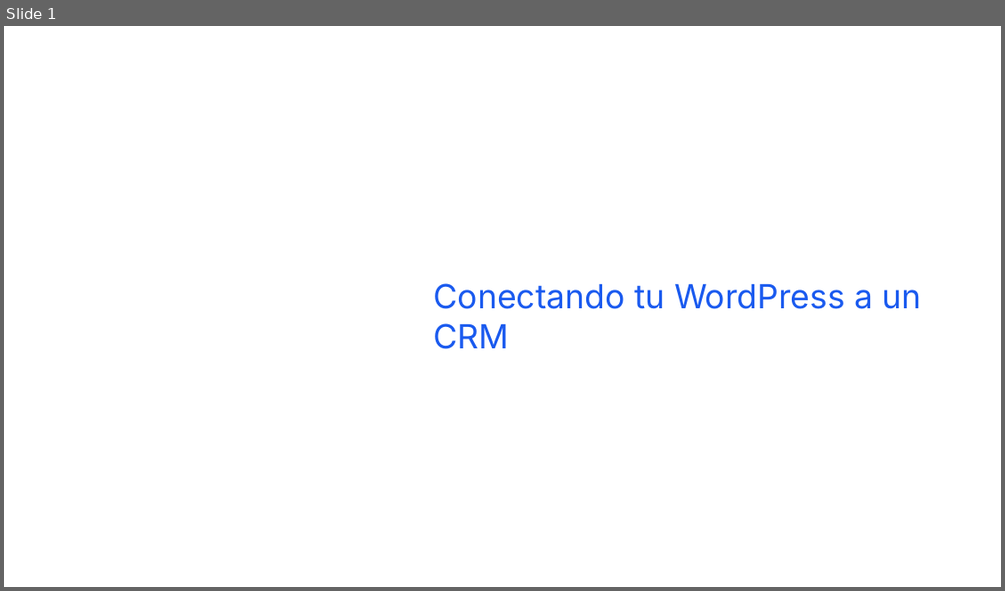
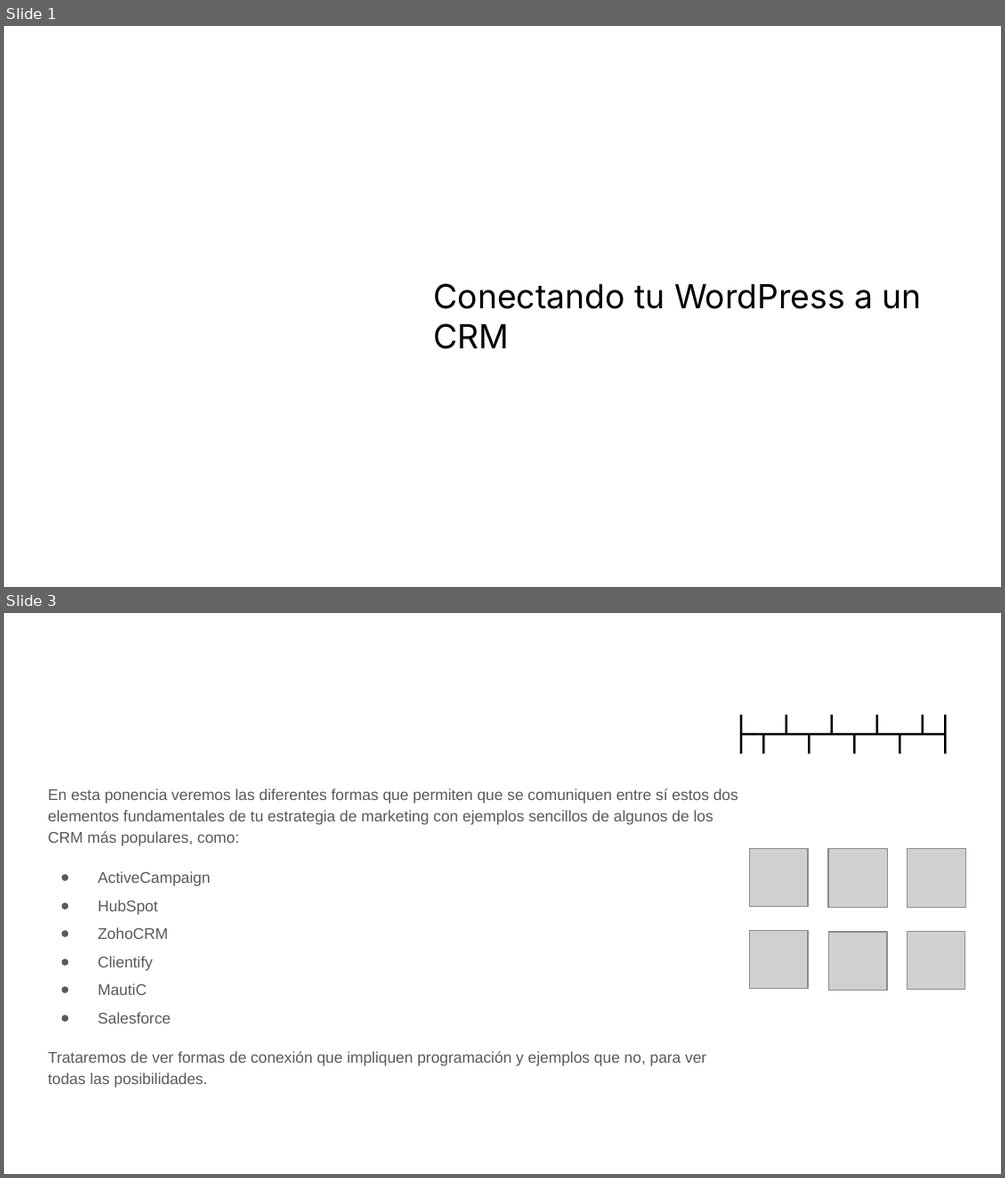
Before and after one commit to gwannon/WordCampBilbao2025, a slide deck: WCBIO25_Jorge-Monclus.pptx. Shown one above the other, each under a label of ours: slide 1 before the commit, slides 1 and 3 after it; the slides between them are not shown. The pictures are 1005x591 and 1005x1178 pixels, drawn with LibreOffice and Linux fonts; fonts in the diff are those of the drawing; grey boxes stand for pictures; background and template pictures are left out. Boxes give left, top, right and bottom in pixels: in the first picture for what was removed or moved away, otherwise in the second. Text is boxed around its words. In the diff, an @@ line names an element or a change of style, - is before the commit and + after.

```diff
--- a/WCBIO25_Jorge-Monclus.pptx
+++ b/WCBIO25_Jorge-Monclus.pptx
@@ slide 3 added at [4,613,1001,1174], background picture (left out) @@
@@ title added at [38,702,967,759], 23.2 pt, text #000000 @@
+├┬┴┬┴┬┴┬┴┤
@@ text added at [48,788,738,1087], 11.2 pt, text #595959 @@
+En esta ponencia veremos las diferentes formas que permiten que se comuniquen entre sí estos dos elementos fundamentales de tu estrategia de marketing con ejemplos sencillos de algunos de los CRM más populares, como:
+● ActiveCampaign
+● HubSpot
+● ZohoCRM
+● Clientify
+● MautiC
+● Salesforce
+Trataremos de ver formas de conexión que impliquen programación y ejemplos que no, para ver todas las posibilidades.
@@ picture added at [750,848,808,906] @@
@@ picture added at [828,848,887,907] @@
@@ picture added at [907,848,966,907] @@
@@ picture added at [750,930,808,988] @@
@@ picture added at [829,932,887,989] @@
@@ picture added at [907,931,965,989] @@
@@ slide 1 changed as well @@
@@ title "Conectando tu WordPress a un ..." at [433,283,922,349]: text colour #1A5AEF to #000000 @@
```
Also in this commit, not shown: 5 other slides added, 1 slide removed, 8 other files.
